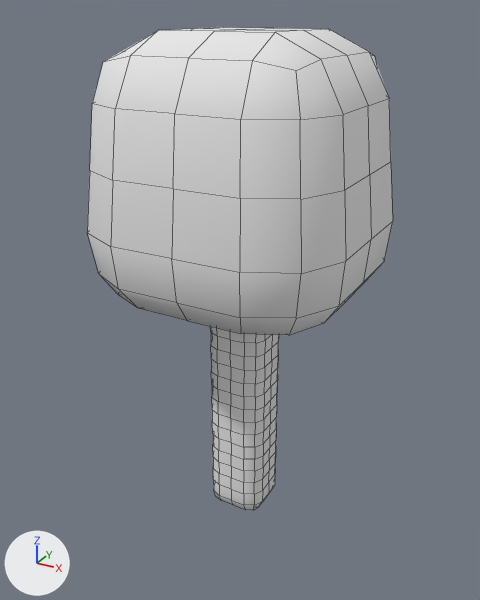
One commit to the OBJ model assets/meshes/tree.obj: the scene before it, then after it.
The view is the same before and after, from a camera (50 mm lens) standing at (75.9, -140.8, 134.1) and looking at (-1.1, -0.9, 64.2). Arrows for +X, +Y and +Z are at lower left; the lights stay in place. The older version comes first. Mesh edges are drawn as thin lines. Where no turn or scale is listed for an object, it has been applied to the vertices.
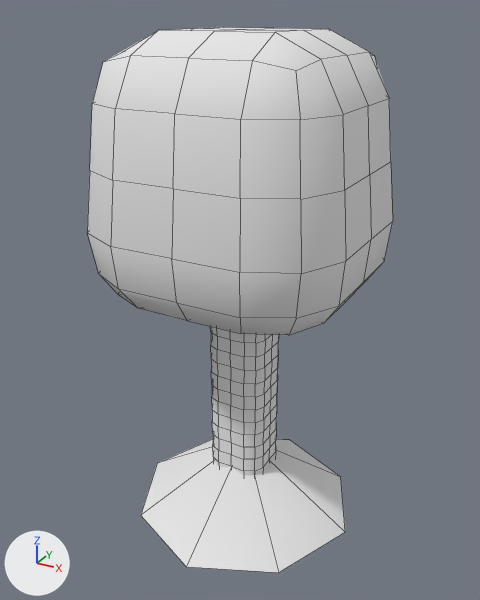
The newer file is also rescaled (x0.937) as a whole; pictures and numbers use the older file's frame.

Where the change shows, as pixel boxes [x1, y1, x2, y2] in the pictures (480 x 600 px):
'Cube.019', reshaped (13% taller): before [87, 27, 393, 510]; after [87, 27, 393, 573]
part 1 of me_cube_019, added: after [141, 439, 345, 573]

The edits, one by one:
me_cube_019 is used by ob_cube_019; location (0.0, 0.0, 0.0).
Verts and faces of me_cube_019; kept vertices keep their numbers, new ones are numbered from 418.
me_cube_019 had 418 vertices, 416 faces and spanned x -32.5..32.5, y -32.5..32.5, z 0.0..129.7.
me_cube_019 now has 427 vertices, 424 faces and spans x -32.5..32.5, y -32.5..32.5, z 0.0..129.7.
Part 1, on me_cube_019:
New vertex 418 is at (0.0, 0.0, 20.9).
New vertex 419 is at (-32.0, 0.0, 0.0), pixel (157, 463).
New vertex 420 is at (0.0, -32.0, 0.0), pixel (186, 566).
New vertex 421 is at (32.0, 0.0, 0.0), pixel (345, 532).
New vertex 422 is at (0.0, 32.0, 0.0), pixel (289, 439).
New vertex 423 is at (22.1, 22.1, 0.0), pixel (340, 476).
New vertex 424 is at (-22.1, 22.1, 0.0).
New vertex 425 is at (22.1, -22.1, 0.0), pixel (278, 572).
New vertex 426 is at (-22.1, -22.1, 0.0), pixel (140, 515).
New faces: (418, 421, 423), (418, 422, 424), (418, 426, 420), (418, 425, 421), (418, 424, 419), (418, 423, 422).
New faces: (418, 420, 425), (418, 419, 426).
